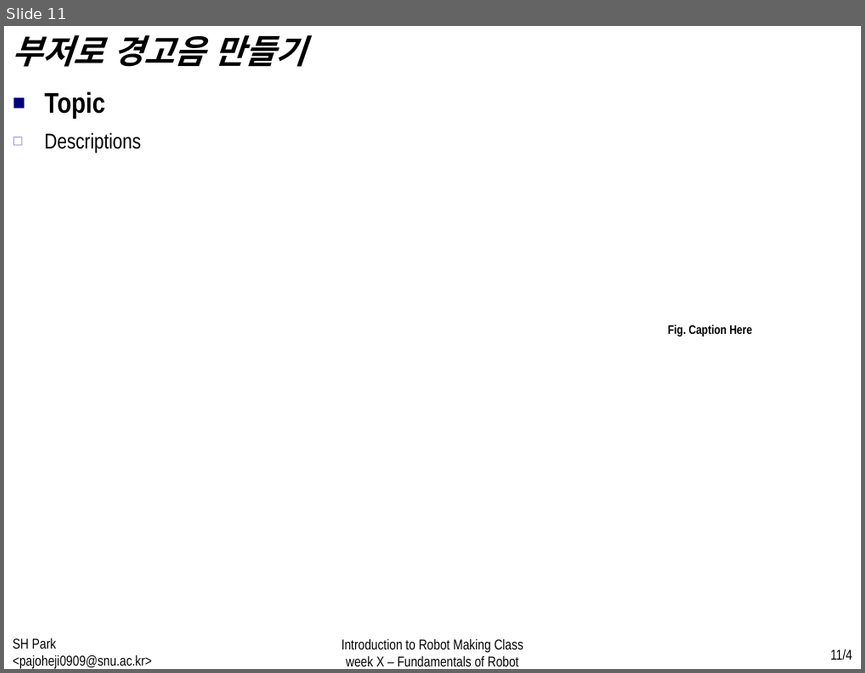
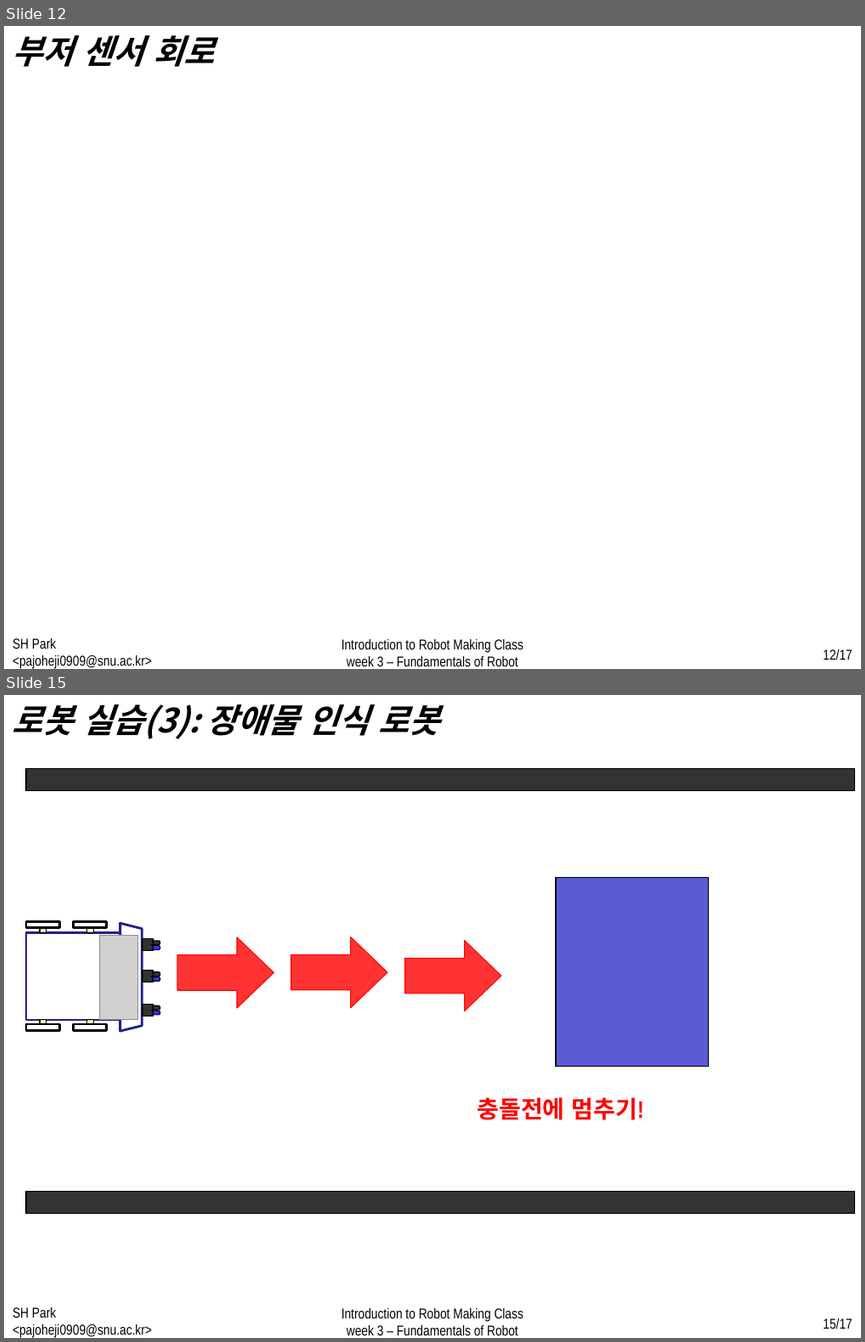
Before and after one commit to WhenTheyCry96/RobotTutorial, a slide deck: PPT/week3.pptx. Shown one above the other, each under a label of ours: slide 11 before the commit, slides 12 and 15 after it; the slides between them are not shown. The pictures are 865x673 and 865x1342 pixels, drawn with LibreOffice and Linux fonts; fonts in the diff are those of the drawing; grey boxes stand for pictures. Boxes give left, top, right and bottom in pixels: in the first picture for what was removed or moved away, otherwise in the second. Text is boxed around its words. In the diff, an @@ line names an element or a change of style, - is before the commit and + after.

Commit message:
week3 add features

```diff
--- a/PPT/week3.pptx
+++ b/PPT/week3.pptx
@@ slide 15 added at [4,695,861,1338], background #FFFFFF @@
@@ text added at [12,704,440,739], 28 pt, text #000000, bold, italic @@
+로봇 실습(3): 장애물 인식 로봇
@@ rectangle added at [26,769,854,791], fill #000000 at 80% opacity, outline #000000 0.75 pt @@
@@ rectangle added at [556,878,709,1066], fill #3333CC at 80% opacity, outline #000000 0.75 pt @@
@@ group added at [26,921,160,1031]: 12 rectangles, 6 flow chart online storages, 1 trapezoid, 1 picture @@
@@ down arrow added at [177,937,274,1009], fill #FF0000 at 80% opacity, outline #FF0000 0.75 pt @@
@@ down arrow added at [291,936,388,1008], fill #FF0000 at 80% opacity, outline #FF0000 0.75 pt @@
@@ down arrow added at [405,940,502,1011], fill #FF0000 at 80% opacity, outline #FF0000 0.75 pt @@
@@ text added at [477,1097,644,1120], 20 pt, text #FF0000, bold @@
+충돌전에 멈추기!
@@ rectangle added at [26,1191,854,1213], fill #000000 at 80% opacity, outline #000000 0.75 pt @@
@@ text added at [12,1307,152,1338], 12 pt, text #000000 @@
+SH Park <pajoheji0909@snu.ac.kr>
@@ text added at [341,1308,523,1335], 12 pt, text #000000 @@
+Introduction to Robot Making Class
+week 3 – Fundamentals of Robot
@@ page number added at [823,1318,851,1328], 12 pt, text #000000 @@
+15/17
@@ what was slide 11 is now slide 12 @@
@@ slide 12 changed as well @@
@@ text at [12,35,215,67]: text changed @@
-부저로 경고음 만들기
+부저 센서 회로
@@ text removed at [45,91,105,119] @@
-■ Topic
@@ text removed at [45,132,142,154] @@
-  ◻ Descriptions
@@ text removed at [668,324,752,336] @@
-Fig. Caption Here
@@ text at [347,656,518,666]: text changed @@
-week X – Fundamentals of Robot
+week 3 – Fundamentals of Robot
@@ page number at [823,649,851,659]: text changed @@
-11/4
+12/17
```
Also in this commit, not shown: 13 other slides changed, 2 other slides added, 9 other files.
